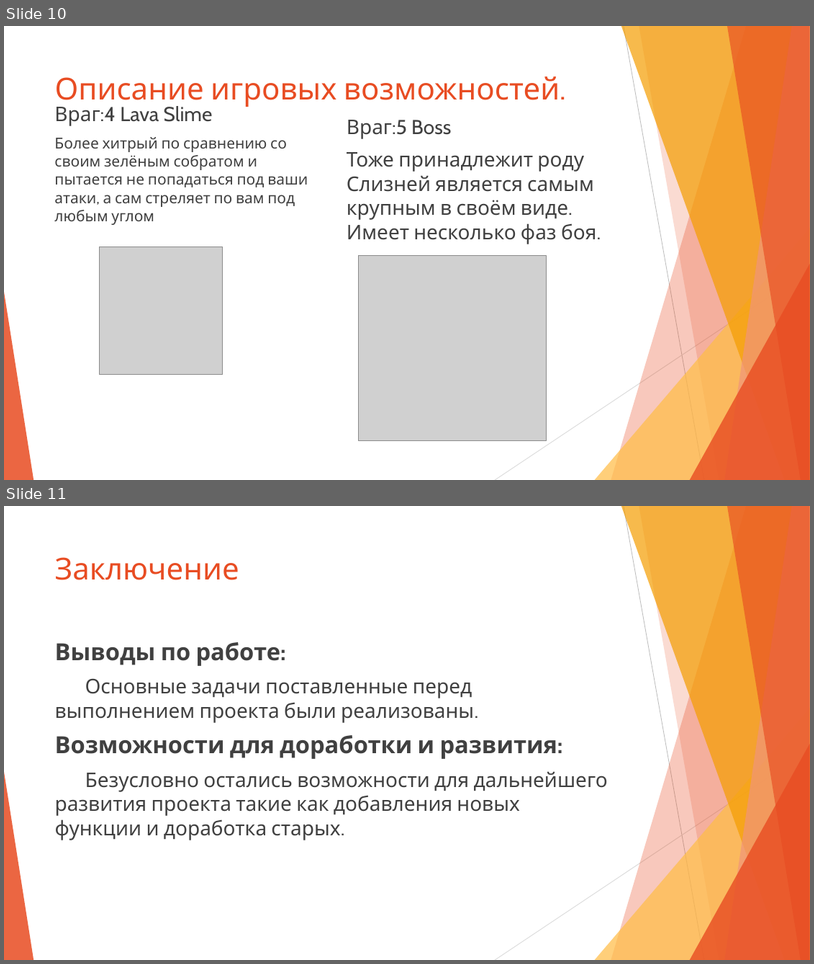
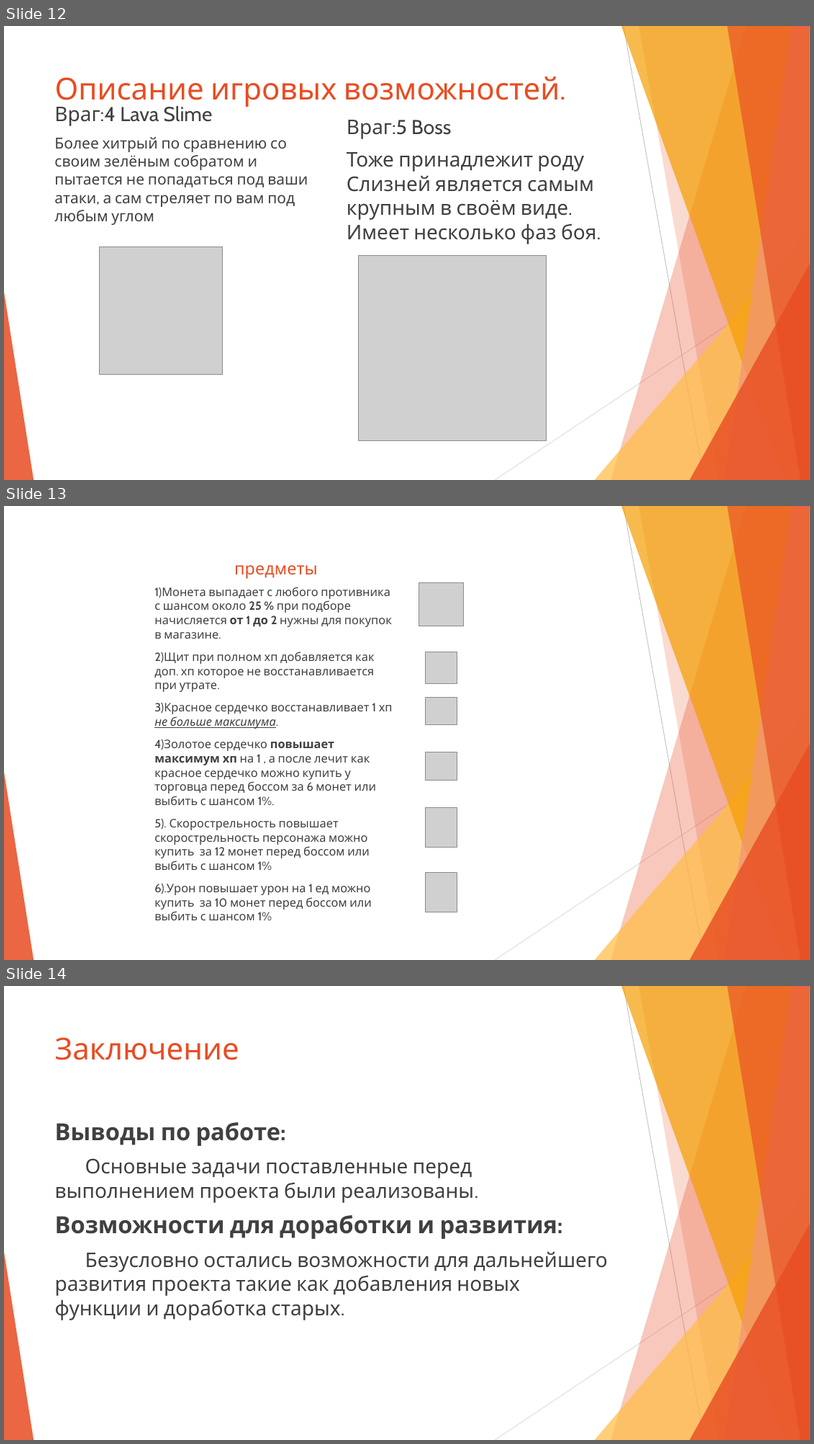
Before and after one commit to arta159/roguelite, a slide deck: Проект Roguelite.pptx. Shown one above the other, each under a label of ours: slides 10 and 11 before the commit, slides 12, 13 and 14 after it. The pictures are 814x964 and 814x1444 pixels, drawn with LibreOffice and Linux fonts; fonts in the diff are those of the drawing; grey boxes stand for pictures. Boxes give left, top, right and bottom in pixels: in the first picture for what was removed or moved away, otherwise in the second. Text is boxed around its words. In the diff, an @@ line names an element or a change of style, - is before the commit and + after.

```diff
--- a/Проект Roguelite.pptx
+++ b/Проект Roguelite.pptx
@@ slide 13 added at <box>4,506,810,960</box>, background #FFFFFF; not listed: 10 template elements that a slide beside it also shows @@
@@ title added at <box>234,565,318,579</box>, 20 pt, text #E84C22 @@
+предметы
@@ text added at <box>154,587,393,920</box>, 14 pt, text #404040 @@
+1)Монета выпадает с любого противника с шансом около 25 % при подборе начисляется от 1 до 2 нужны для покупок в магазине.
+2)Щит при полном хп добавляется как доп. хп которое не восстанавливается при утрате.
+3)Красное сердечко восстанавливает 1 хп не больше максимума.
+4)Золотое сердечко повышает максимум хп на 1 , а после лечит как красное сердечко можно купить у торговца перед боссом за 6 монет или выбить с шансом 1%.
+5). Скорострельность повышает скорострельность персонажа можно купить за 12 монет перед боссом или выбить с шансом 1%
+6).Урон повышает урон на 1 ед можно купить за 10 монет перед боссом или выбить с шансом 1%
@@ picture added at <box>419,583,464,626</box> @@
@@ picture added at <box>426,651,457,683</box> @@
@@ picture added at <box>426,698,457,724</box> @@
@@ picture added at <box>426,752,457,780</box> @@
@@ picture added at <box>426,807,457,847</box> @@
@@ picture added at <box>426,872,457,912</box> @@
@@ what was slide 10 is now slide 12 @@
@@ what was slide 11 is now slide 14 @@
```
Also in this commit, not shown: 6 slides changed, 2 other slides added.
